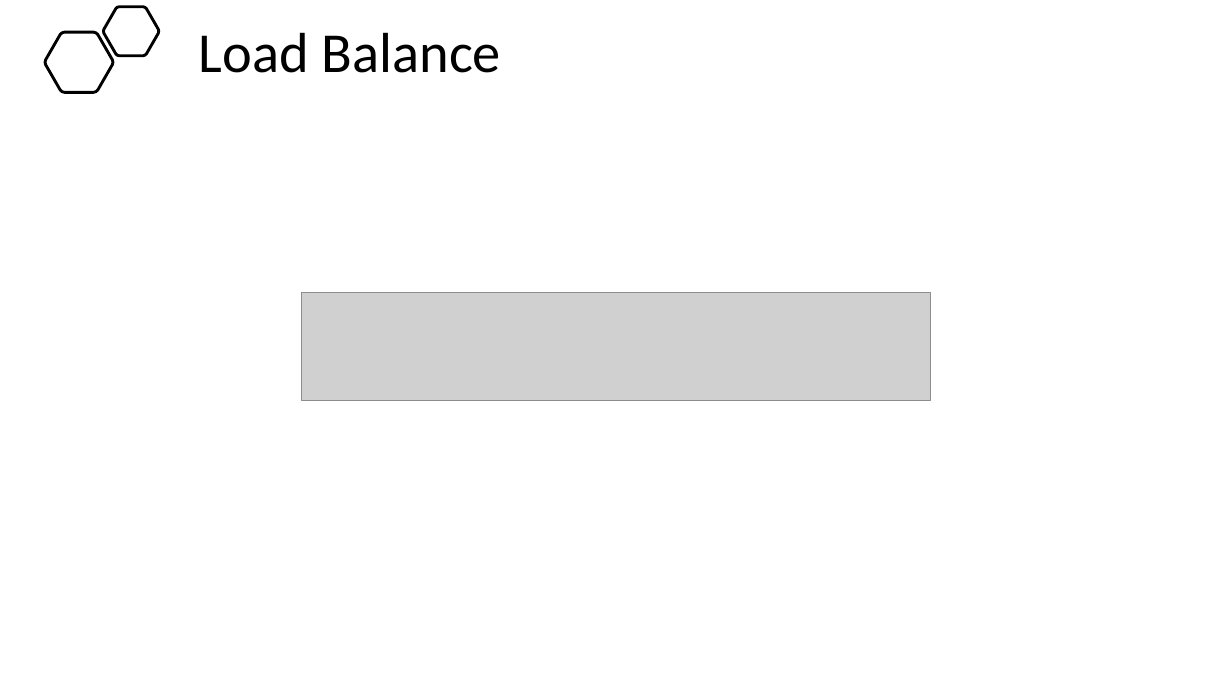
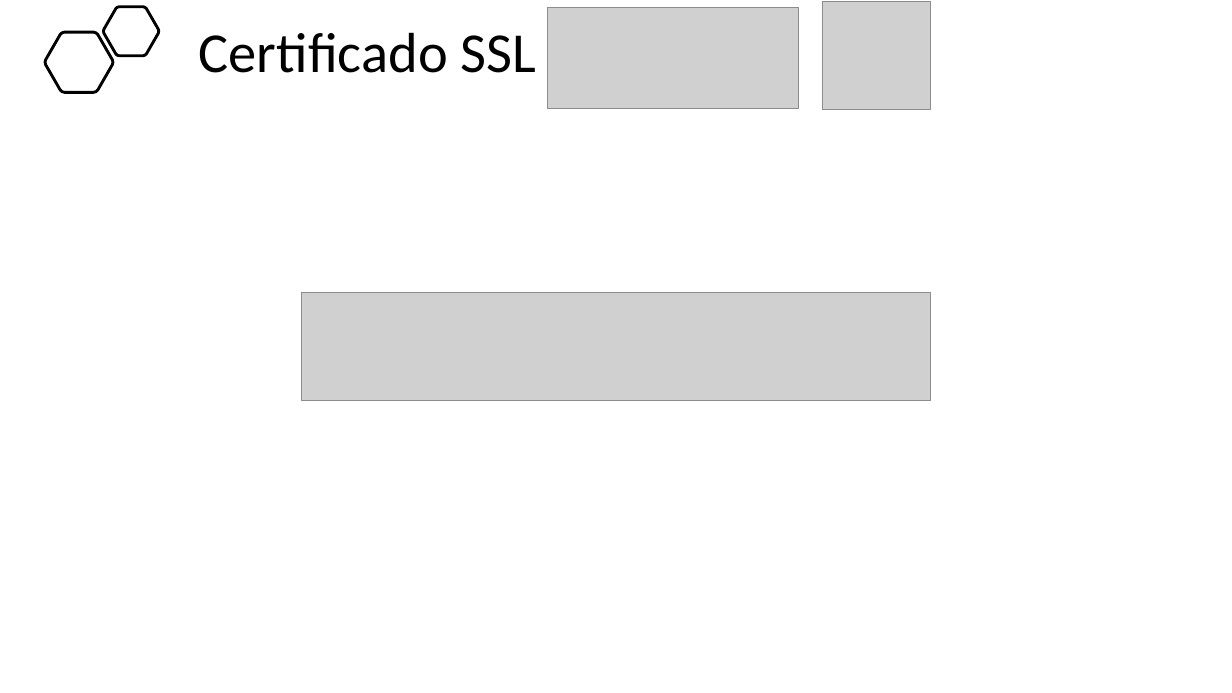
Before and after one commit to BandTec/project-hunter, a slide deck: slide 15 of Documentação/Apresentação - Sprint 1 - 4 sem.pptx. Drawn at 1232x693 pixels with LibreOffice and Linux fonts; fonts in the diff are those of the drawing; grey boxes stand for pictures. Boxes give left, top, right and bottom in pixels: in the first picture for what was removed or moved away, otherwise in the second. Text is boxed around its words. In the diff, an @@ line names an element or a change of style, - is before the commit and + after.

```diff
--- a/Documentação/Apresentação - Sprint 1 - 4 sem.pptx
+++ b/Documentação/Apresentação - Sprint 1 - 4 sem.pptx
@@ picture added at bbox=[547, 8, 799, 109] @@
@@ picture added at bbox=[823, 2, 931, 110] @@
@@ title at bbox=[199, 32, 537, 73]: text changed @@
-Load Balance
+Certificado SSL
```
Also in this commit, not shown: 1 other slide changed, 2 other files.
